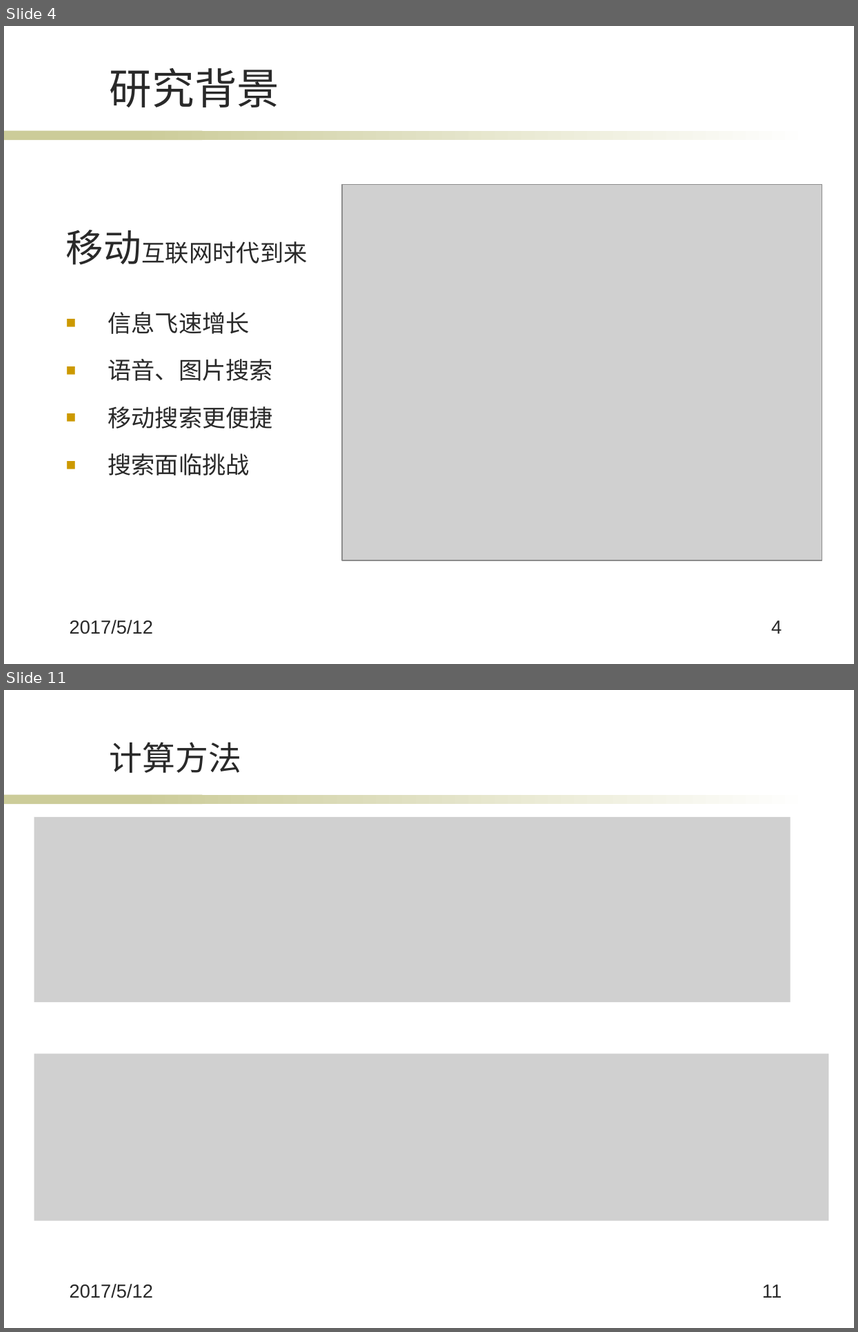
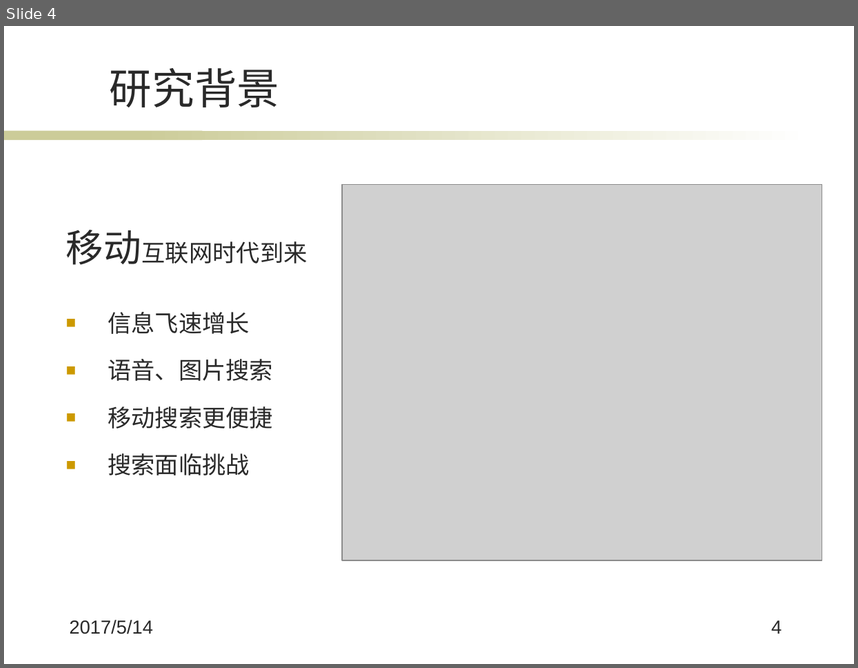
Before and after one commit to wqpod2g/paper, a slide deck: 毕业答辩ppt.pptx. Shown one above the other, each under a label of ours: slides 4 and 11 before the commit, slide 4 after it; the slides between them are not shown. The pictures are 858x1332 and 858x668 pixels, drawn with LibreOffice and Linux fonts; fonts in the diff are those of the drawing; grey boxes stand for pictures; background and template pictures are left out. Boxes give left, top, right and bottom in pixels: in the first picture for what was removed or moved away, otherwise in the second. Text is boxed around its words. In the diff, an @@ line names an element or a change of style, - is before the commit and + after.

```diff
--- a/毕业答辩ppt.pptx
+++ b/毕业答辩ppt.pptx
@@ slide 11 removed at box(4, 690, 854, 1328), background #FFFFFF; not listed: 2 template elements that a slide beside it also shows @@
@@ title removed at box(110, 742, 241, 773) @@
-计算方法
@@ picture removed at box(34, 817, 791, 1002) @@
@@ picture removed at box(34, 1053, 829, 1221) @@
@@ text removed at box(70, 1283, 153, 1298) @@
-2017/5/12
@@ page number removed at box(762, 1284, 782, 1297) @@
-11
@@ slide 4 changed as well @@
@@ text at box(70, 619, 153, 634): text changed @@
-2017/5/12
+2017/5/14
```
Also in this commit, not shown: 18 other slides changed, 3 slides added, 10 other slides removed.
